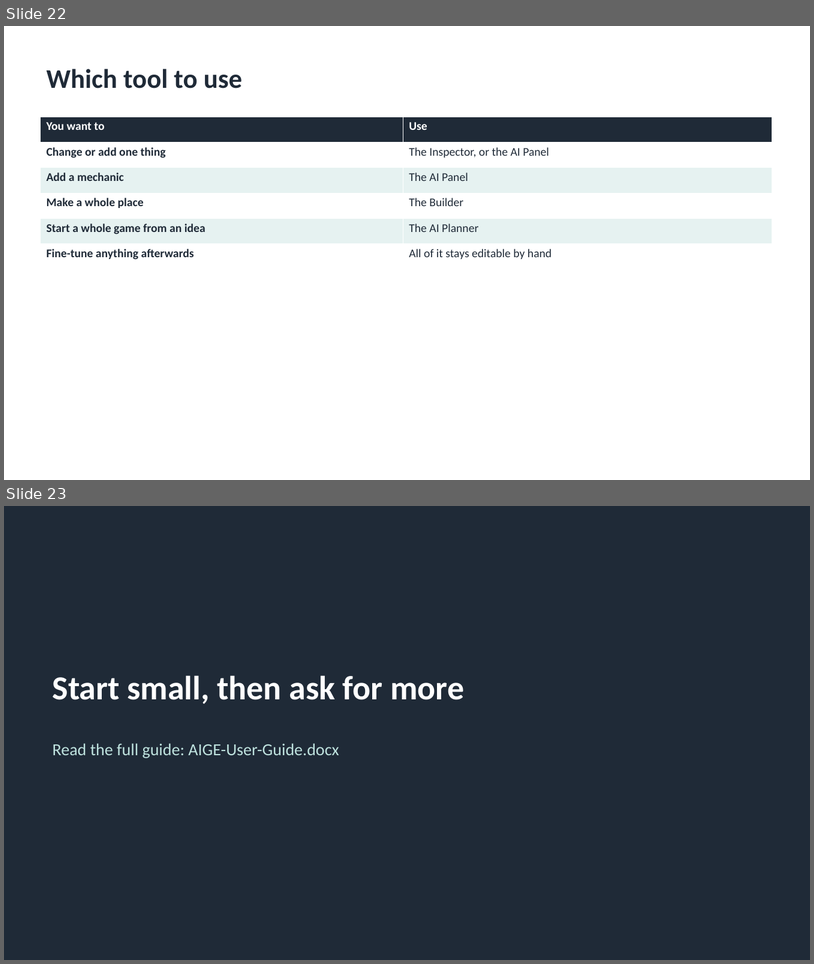
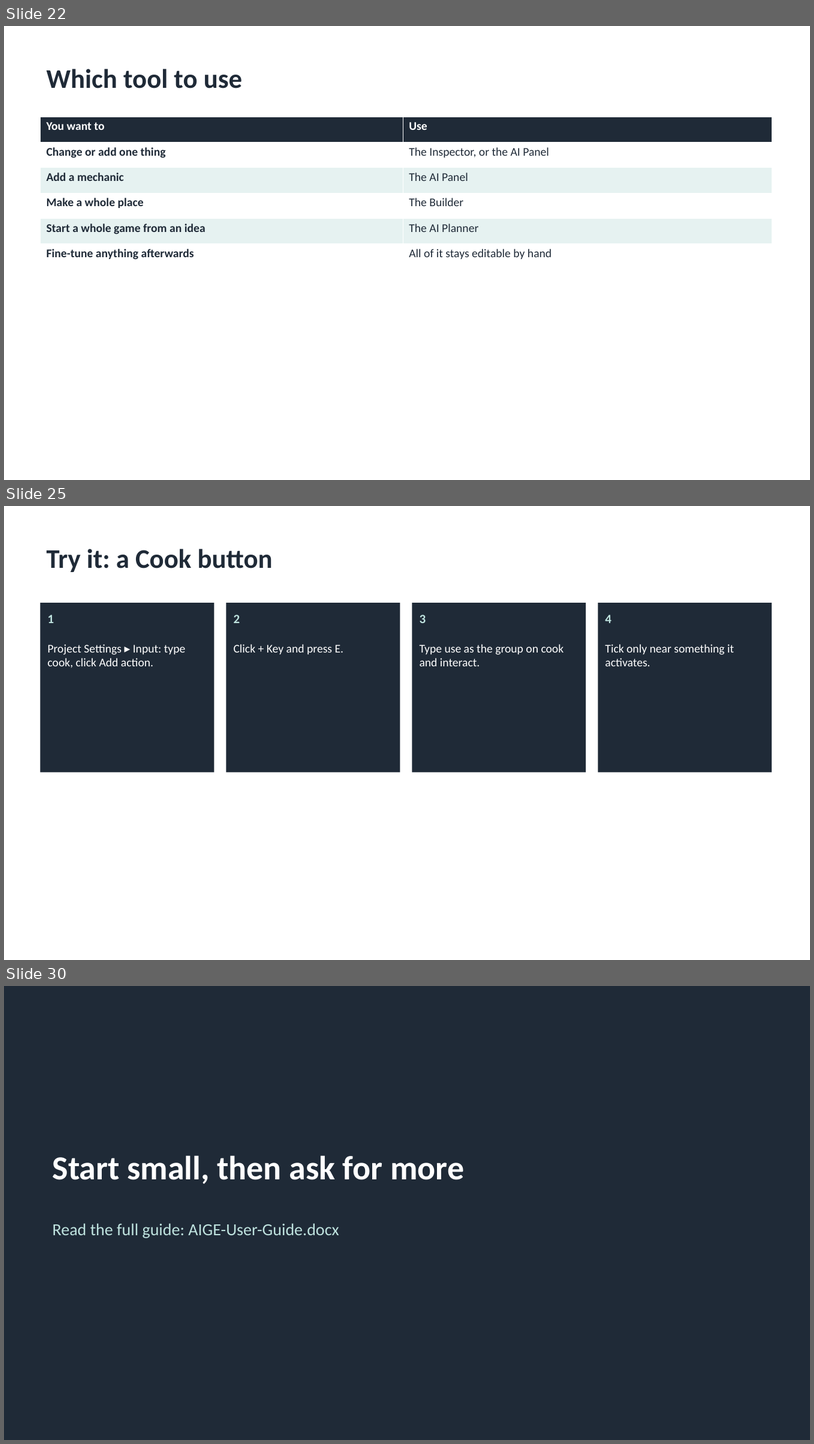
Before and after one commit to cuneyttyler/ai-gameengine-standalone, a slide deck: docs/manuals/AIGE-User-Guide.pptx. Shown one above the other, each under a label of ours: slides 22 and 23 before the commit, slides 22, 25 and 30 after it; the slides between them are not shown. The pictures are 814x964 and 814x1444 pixels, drawn with LibreOffice and Linux fonts; fonts in the diff are those of the drawing. Boxes give left, top, right and bottom in pixels: in the first picture for what was removed or moved away, otherwise in the second. Text is boxed around its words. In the diff, an @@ line names an element or a change of style, - is before the commit and + after.

```diff
--- a/docs/manuals/AIGE-User-Guide.pptx
+++ b/docs/manuals/AIGE-User-Guide.pptx
@@ slide 25 added at (4,506,810,960), background #FFFFFF @@
@@ title added at (47,549,273,572), 32 pt, text #1F2A37, bold @@
+Try it: a Cook button
@@ rectangle added at (40,603,215,772), fill #1F2A37 @@
@@ rectangle added at (226,603,400,772), fill #1F2A37 @@
@@ rectangle added at (413,603,587,772), fill #1F2A37 @@
@@ rectangle added at (598,603,772,772), fill #1F2A37 @@
@@ text added at (48,615,54,623), 15 pt, text #BFE3DF, bold @@
+1
@@ text added at (234,615,240,623), 15 pt, text #BFE3DF, bold @@
+2
@@ text added at (420,615,426,623), 15 pt, text #BFE3DF, bold @@
+3
@@ text added at (605,615,612,623), 15 pt, text #BFE3DF, bold @@
+4
@@ text added at (48,644,186,667), 14 pt, text #FFFFFF @@
+Project Settings ▸ Input: type cook, click Add action.
@@ text added at (234,644,344,654), 14 pt, text #FFFFFF @@
+Click + Key and press E.
@@ text added at (420,644,564,666), 14 pt, text #FFFFFF @@
+Type use as the group on cook and interact.
@@ text added at (605,644,734,666), 14 pt, text #FFFFFF @@
+Tick only near something it activates.
@@ what was slide 23 is now slide 30 @@
```
Also in this commit, not shown: 6 other slides added, 5 other files.
